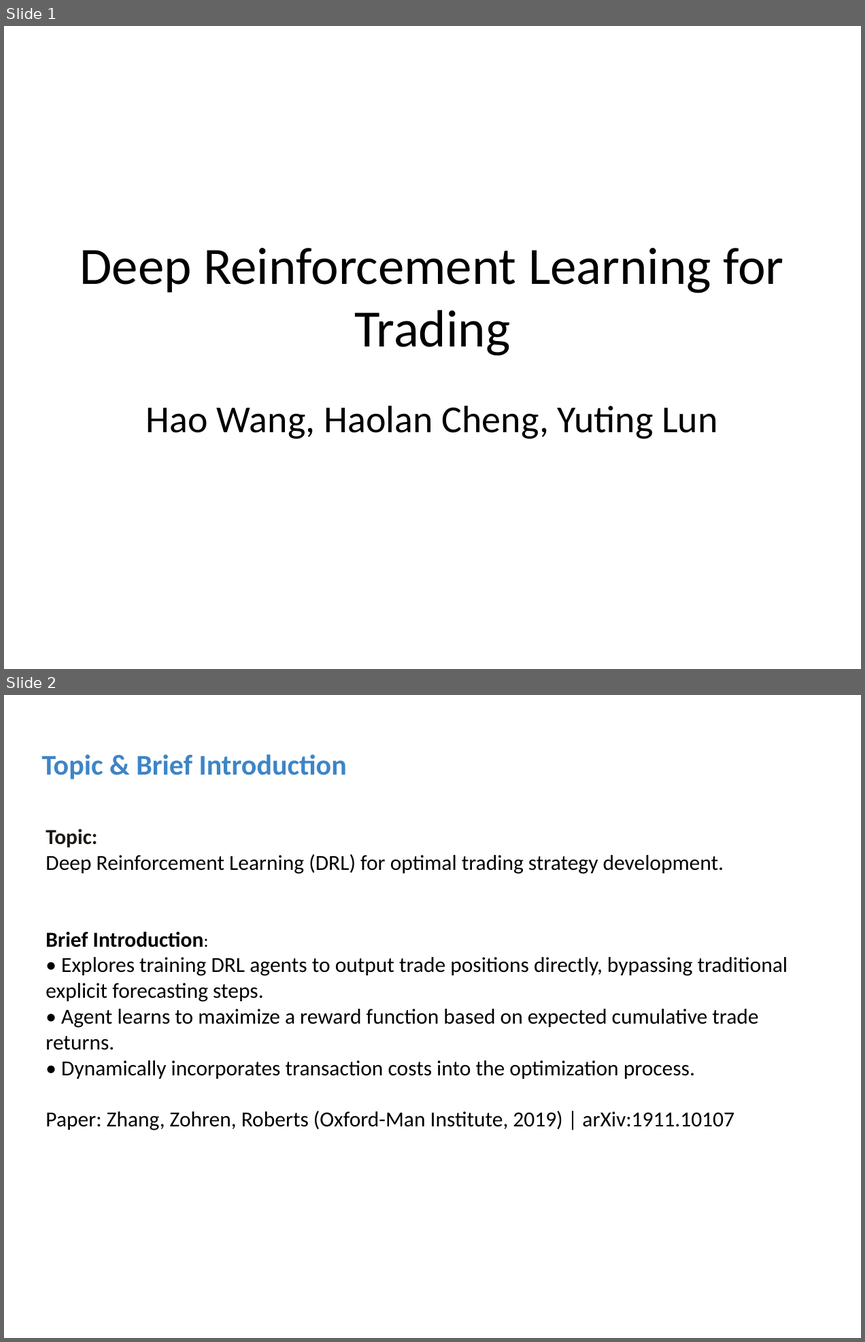
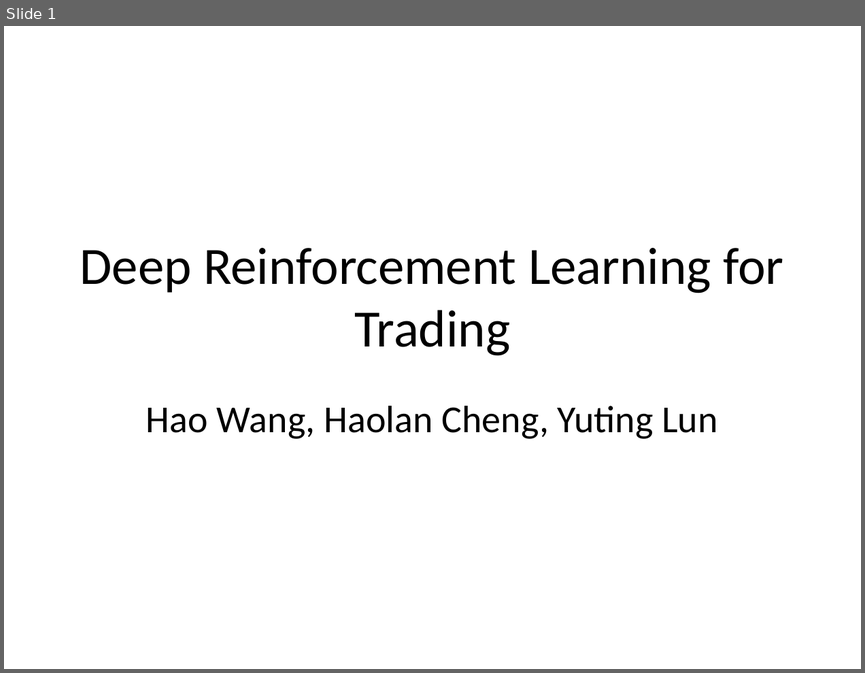
Before and after one commit to C-CU-2025-Fall/IEOR4733_Project, a slide deck: 伦钰婷做PPT要用的素材/DL presentation_v2.2.pptx. Shown one above the other, each under a label of ours: slides 1 and 2 before the commit, slide 1 after it. The pictures are 865x1342 and 865x673 pixels, drawn with LibreOffice and Linux fonts; fonts in the diff are those of the drawing. Boxes give left, top, right and bottom in pixels: in the first picture for what was removed or moved away, otherwise in the second. Text is boxed around its words. In the diff, an @@ line names an element or a change of style, - is before the commit and + after.

```diff
--- a/伦钰婷做PPT要用的素材/DL presentation_v2.2.pptx
+++ b/伦钰婷做PPT要用的素材/DL presentation_v2.2.pptx
@@ slide 2 removed at [4, 695, 861, 1338], background #FFFFFF @@
@@ title removed at [42, 754, 347, 779] @@
-Topic & Brief Introduction
@@ text removed at [45, 829, 724, 874] @@
-Topic:
-Deep Reinforcement Learning (DRL) for optimal trading strategy development.
@@ text removed at [45, 932, 788, 1130] @@
-Brief Introduction:
-• Explores training DRL agents to output trade positions directly, bypassing traditional explicit forecasting steps.
-• Agent learns to maximize a reward function based on expected cumulative trade returns.
-• Dynamically incorporates transaction costs into the optimization process.
-Paper: Zhang, Zohren, Roberts (Oxford-Man Institute, 2019) | arXiv:1911.10107
```
Also in this commit, not shown: 2 slides changed, 6 other files.
